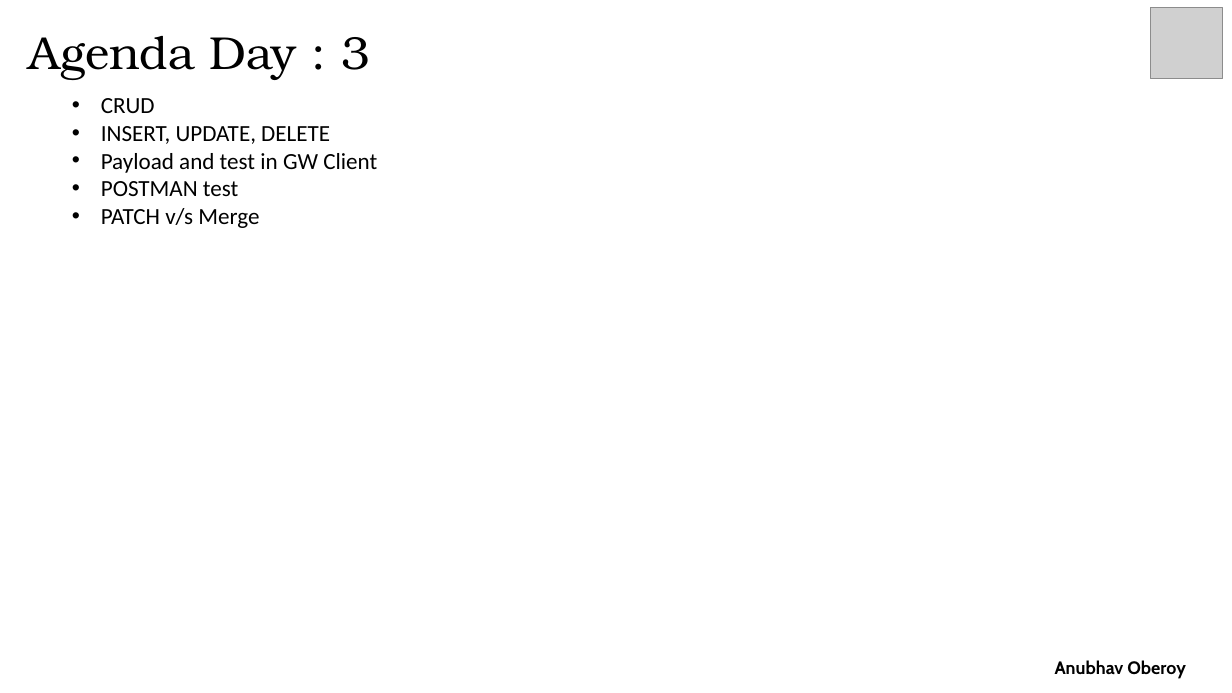
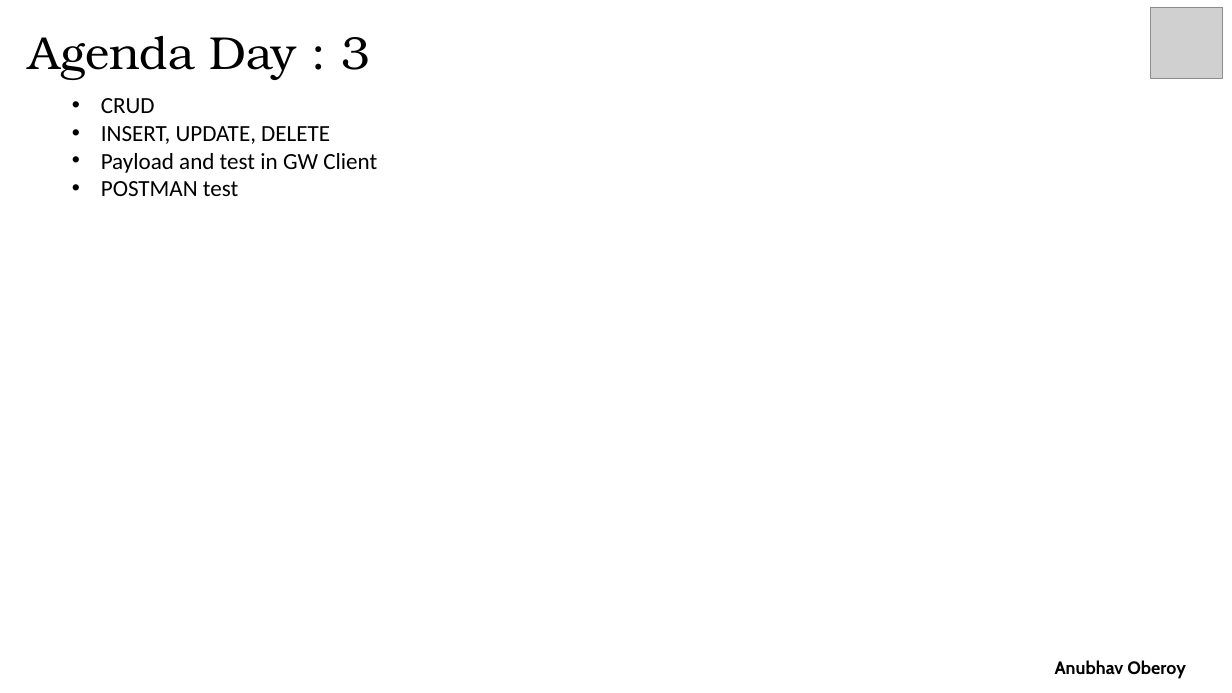
Before and after one commit to soyuztechnologies/CapgeminiODataTraining, a slide deck: slide 4 of OData Agenda.pptx. Drawn at 1232x693 pixels with LibreOffice and Linux fonts; fonts in the diff are those of the drawing; grey boxes stand for pictures. Boxes give left, top, right and bottom in pixels: in the first picture for what was removed or moved away, otherwise in the second. Text is boxed around its words. In the diff, an @@ line names an element or a change of style, - is before the commit and + after.

```diff
--- a/OData Agenda.pptx
+++ b/OData Agenda.pptx
@@ text at bbox=[101, 208, 259, 228]: paragraph removed @@
-• PATCH v/s Merge
```
Also in this commit, not shown: 5 other files.
